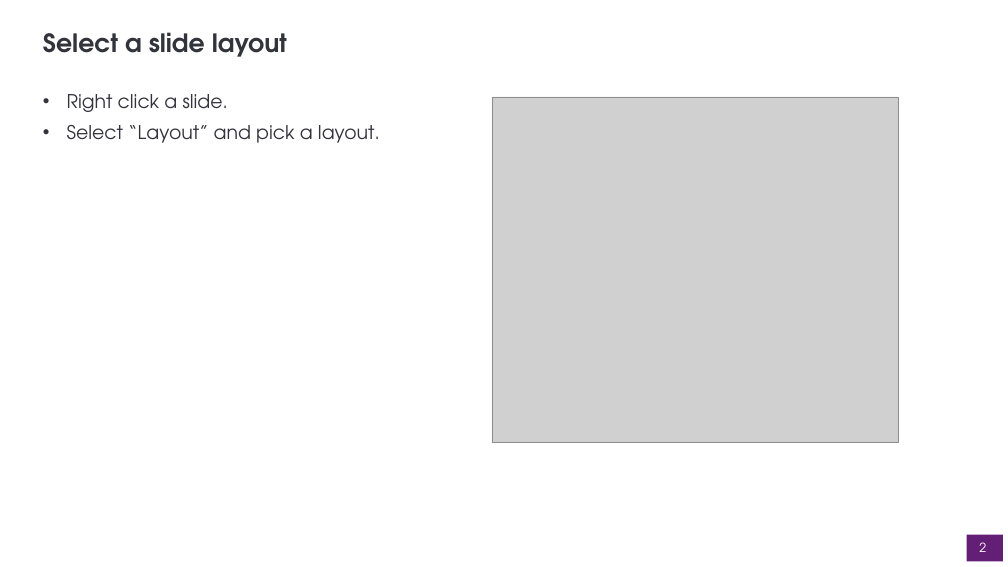
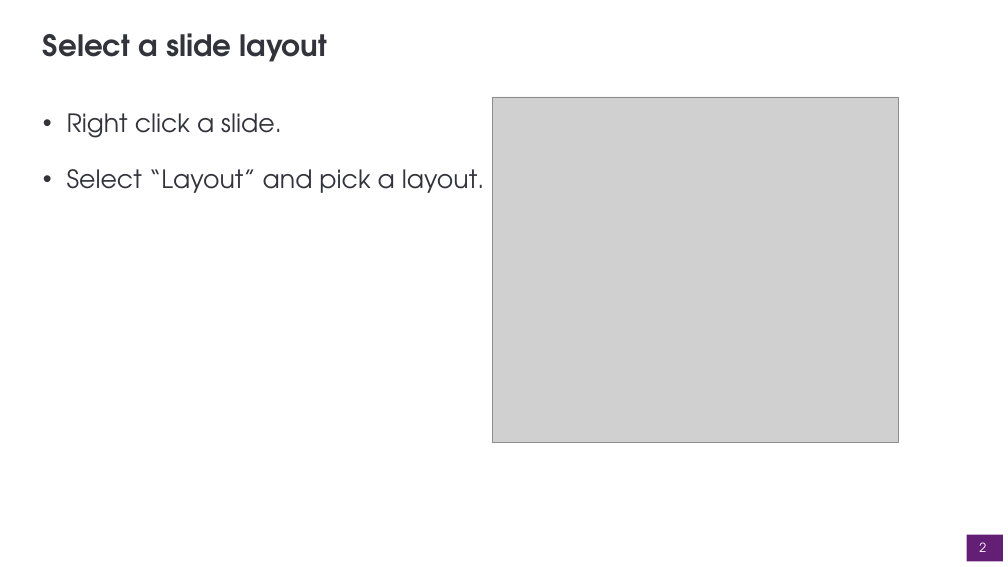
Before and after one commit to dto-btn/reading-material, a slide deck: slide 2 of branding/templates/widescreen-template.pptx. Drawn at 1008x567 pixels with LibreOffice and Linux fonts; fonts in the diff are those of the drawing; grey boxes stand for pictures; background and template pictures are left out. Boxes give left, top, right and bottom in pixels: in the first picture for what was removed or moved away, otherwise in the second. Text is boxed around its words. In the diff, an @@ line names an element or a change of style, - is before the commit and + after.

```diff
--- a/branding/templates/widescreen-template.pptx
+++ b/branding/templates/widescreen-template.pptx
@@ title "Select a slide layout" at (43,33,328,62): size 24 to 28 pt @@
@@ text "Right click a slide." at (67,113,484,193): size 18 to 24 pt; line spacing 0.9 to 1.5 @@
```
Also in this commit, not shown: 1 other file.
